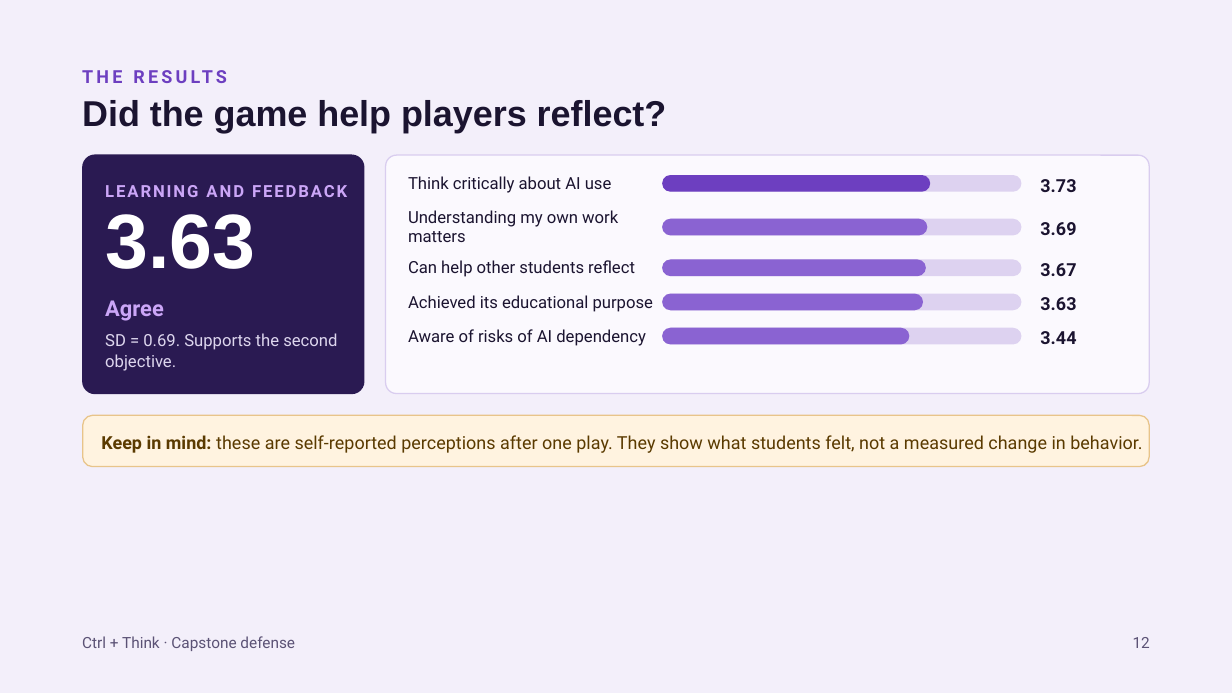
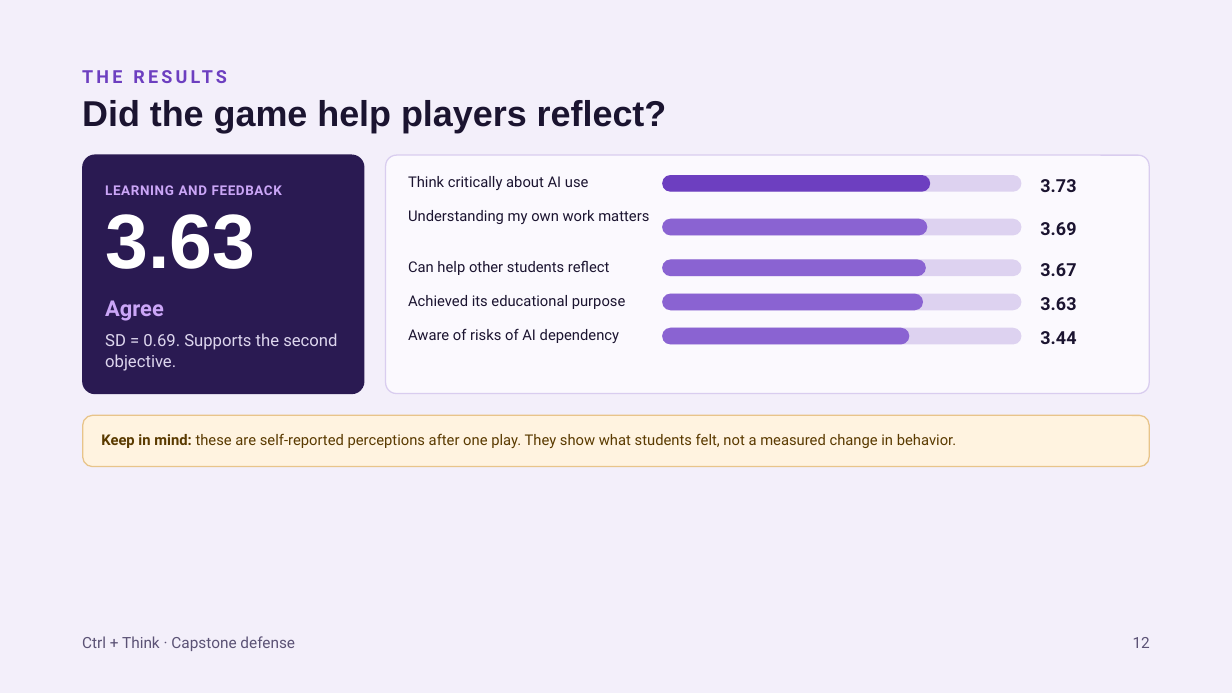
Before and after one commit to Drei550/my_project, a slide deck: slide 12 of slides/Ctrl-Think-Short-Defense_updated.pptx. Drawn at 1232x693 pixels with LibreOffice and Linux fonts; fonts in the diff are those of the drawing. Boxes give left, top, right and bottom in pixels: in the first picture for what was removed or moved away, otherwise in the second. Text is boxed around its words. In the diff, an @@ line names an element or a change of style, - is before the commit and + after.

```diff
--- a/slides/Ctrl-Think-Short-Defense_updated.pptx
+++ b/slides/Ctrl-Think-Short-Defense_updated.pptx
@@ text "LEARNING AND FEEDBACK" at (x1=105, y1=185, x2=282, y2=195): size 13 to 10.5 pt, letter spacing 1.5 to 0.5 pt; line spacing 18.2pt to 16.1pt @@
@@ size 13 to 11.5 pt; line spacing 14.9pt to 13.2pt in 5 elements at (x1=408, y1=176, x2=589, y2=190), (x1=408, y1=210, x2=649, y2=224), (x1=408, y1=260, x2=610, y2=275), (x1=408, y1=295, x2=626, y2=309), (x1=408, y1=328, x2=620, y2=343) @@
@@ rounded rectangle "Keep in mind: these are ..." at (x1=83, y1=416, x2=1150, y2=467): size 14 to 11.5 pt; line spacing 18.9pt to 15.5pt @@
```
Also in this commit, not shown: 10 other slides changed, 1 other file.
